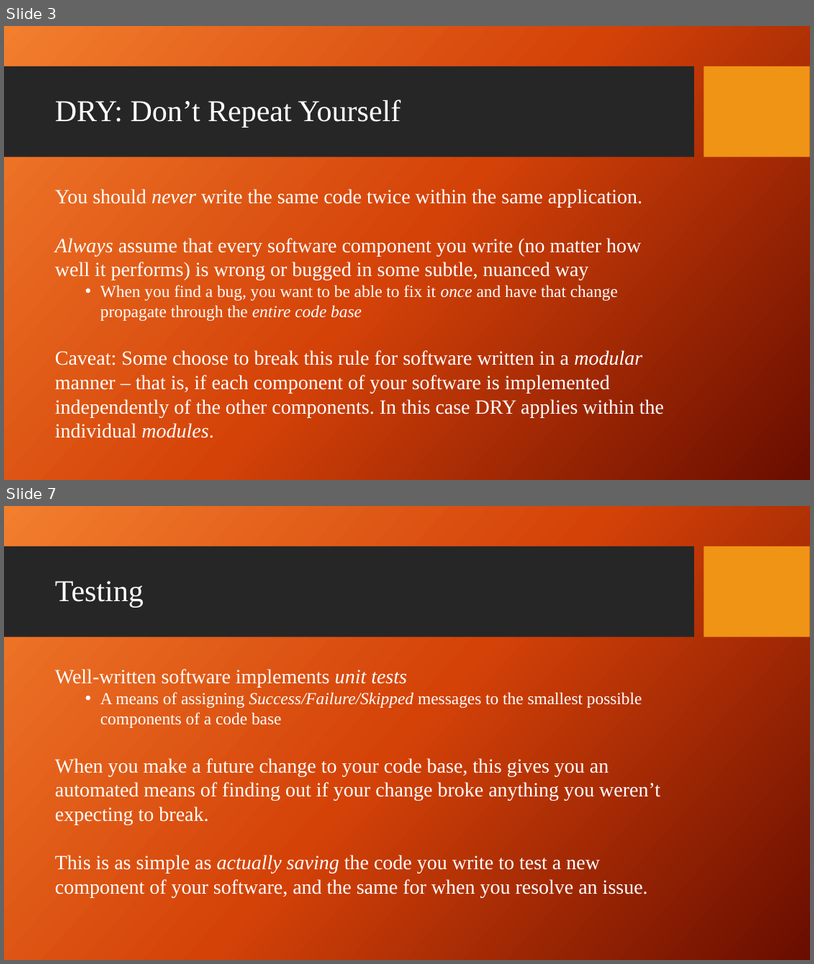
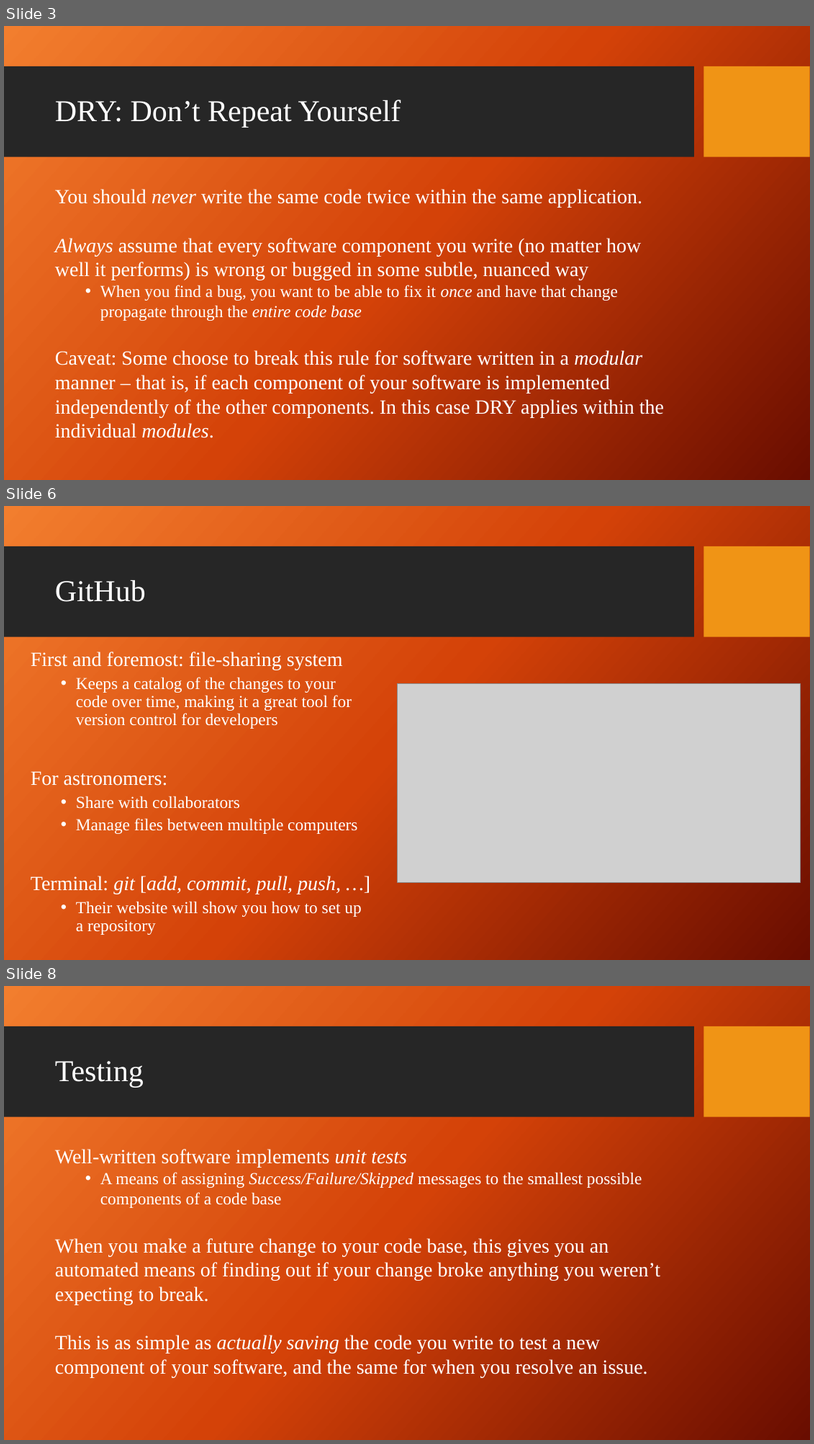
Before and after one commit to giganano/PythonBootcamp, a slide deck: slides/basicSE.pptx. Shown one above the other, each under a label of ours: slides 3 and 7 before the commit, slides 3, 6 and 8 after it; the slides between them are not shown. The pictures are 814x964 and 814x1444 pixels, drawn with LibreOffice and Linux fonts; fonts in the diff are those of the drawing; grey boxes stand for pictures; background and template pictures are left out. Boxes give left, top, right and bottom in pixels: in the first picture for what was removed or moved away, otherwise in the second. Text is boxed around its words. In the diff, an @@ line names an element or a change of style, - is before the commit and + after.

```diff
--- a/slides/basicSE.pptx
+++ b/slides/basicSE.pptx
@@ slide 6 added at (4, 506, 810, 960), background picture (left out); not listed: 2 template elements that a slide beside it also shows @@
@@ title added at (55, 580, 146, 602), 36 pt, text #FFFFFF @@
+GitHub
@@ text added at (31, 651, 361, 934), 20 pt, text #FFFFFF @@
+First and foremost: file-sharing system
+  • Keeps a catalog of the changes to your code over time, making it a great tool for version control for developers
+For astronomers:
+  • Share with collaborators
+  • Manage files between multiple computers
+Terminal: git [add, commit, pull, push, …]
+  • Their website will show you how to set up a repository
@@ picture added at (398, 684, 801, 883) @@
@@ what was slide 7 is now slide 8 @@
```
Also in this commit, not shown: 4 slides changed, 2 other files.
